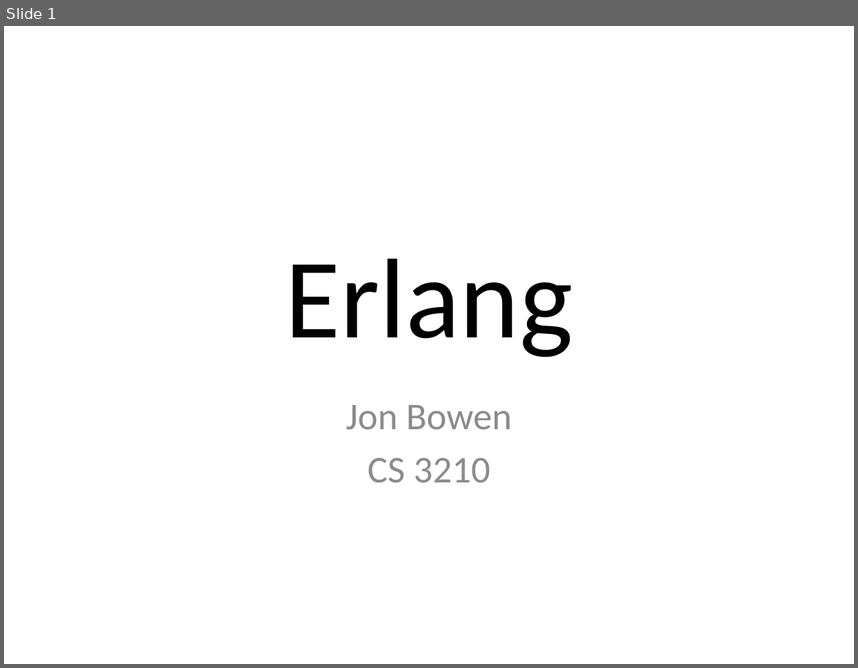
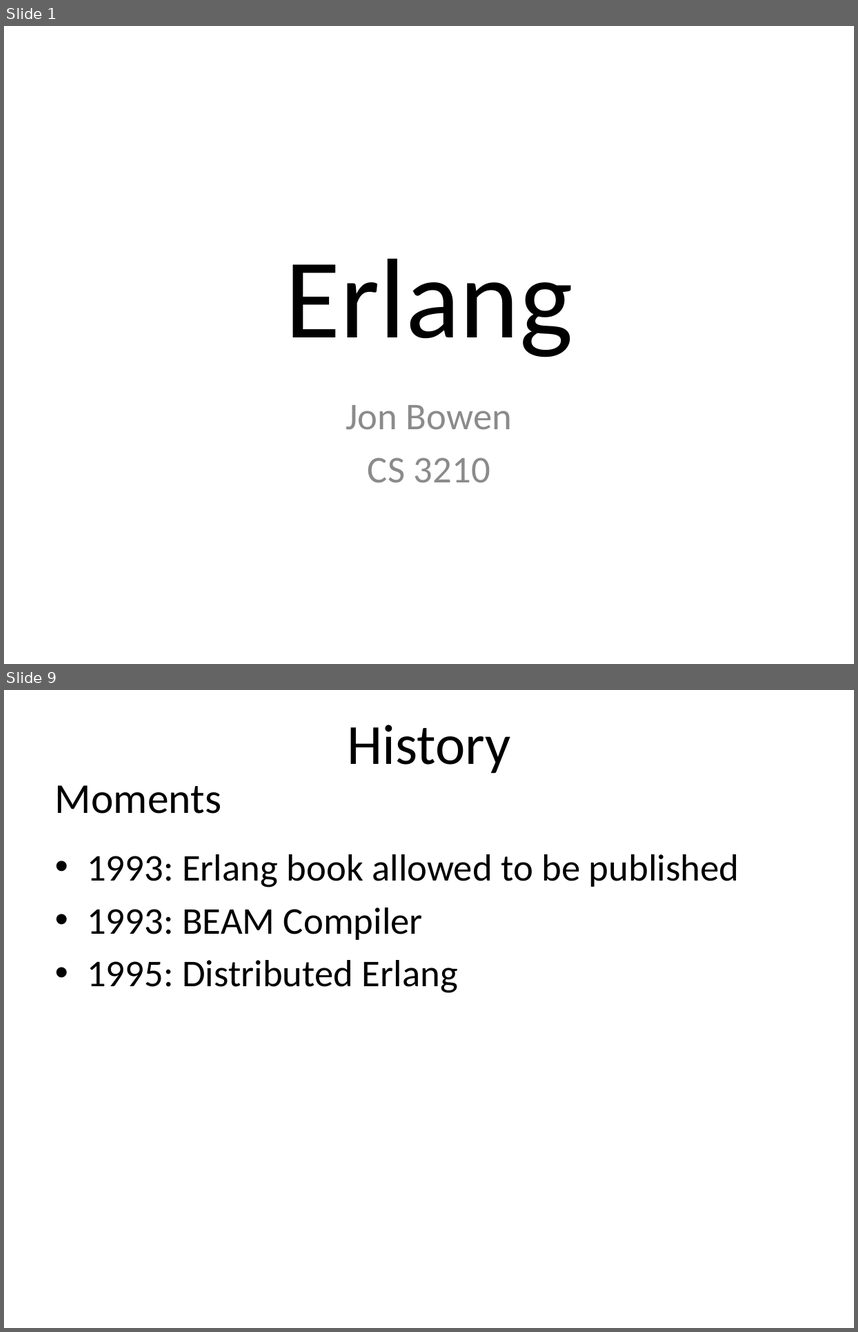
Before and after one commit to rmorgan1711/cs3210, a slide deck: teamProj/slides.pptx. Shown one above the other, each under a label of ours: slide 1 before the commit, slides 1 and 9 after it; the slides between them are not shown. The pictures are 858x668 and 858x1332 pixels, drawn with LibreOffice and Linux fonts; fonts in the diff are those of the drawing. Boxes give left, top, right and bottom in pixels: in the first picture for what was removed or moved away, otherwise in the second. Text is boxed around its words. In the diff, an @@ line names an element or a change of style, - is before the commit and + after.

```diff
--- a/teamProj/slides.pptx
+++ b/teamProj/slides.pptx
@@ slide 9 added at [4,690,854,1328], background #FFFFFF @@
@@ title added at [347,724,510,773], 48 pt, text #000000 @@
+History
@@ text added at [55,785,221,814], 36 pt, text #000000 @@
+Moments
@@ text added at [87,854,740,993], 32 pt, text #000000 @@
+• 1993: Erlang book allowed to be published
+• 1993: BEAM Compiler
+• 1995: Distributed Erlang
```
Also in this commit, not shown: 7 other slides added, 1 slide removed, 1 other file.
